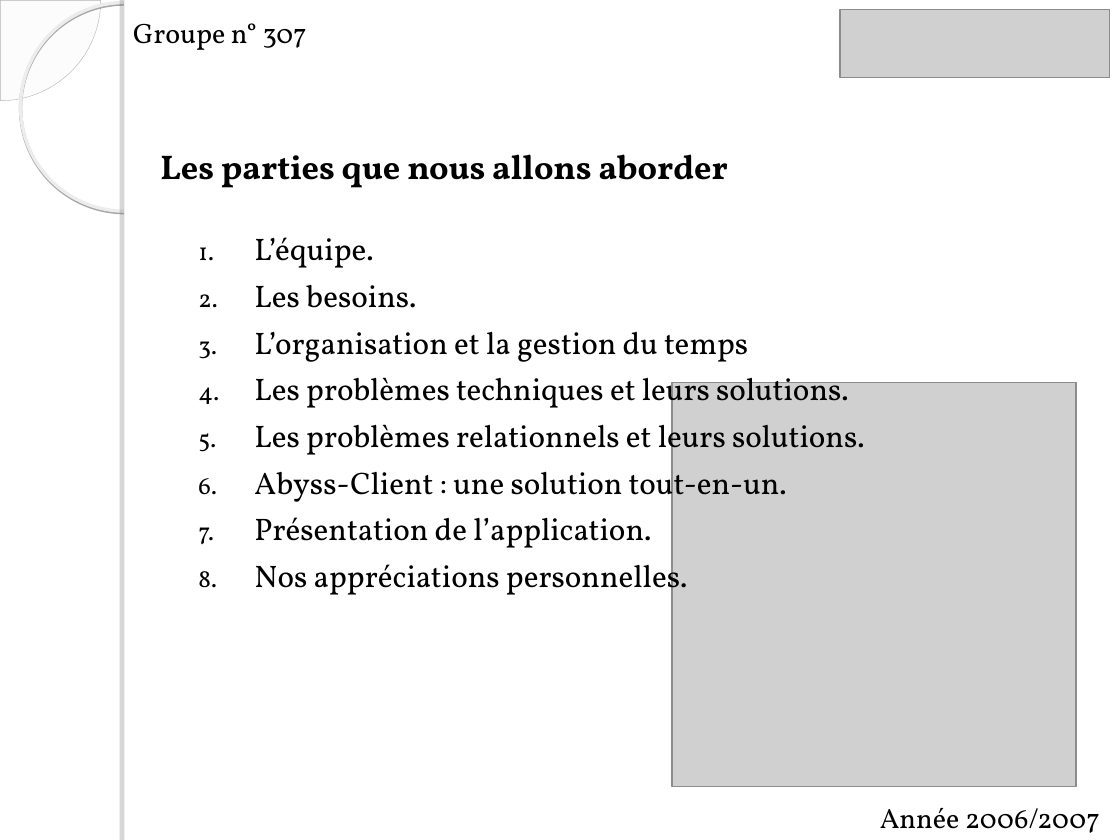
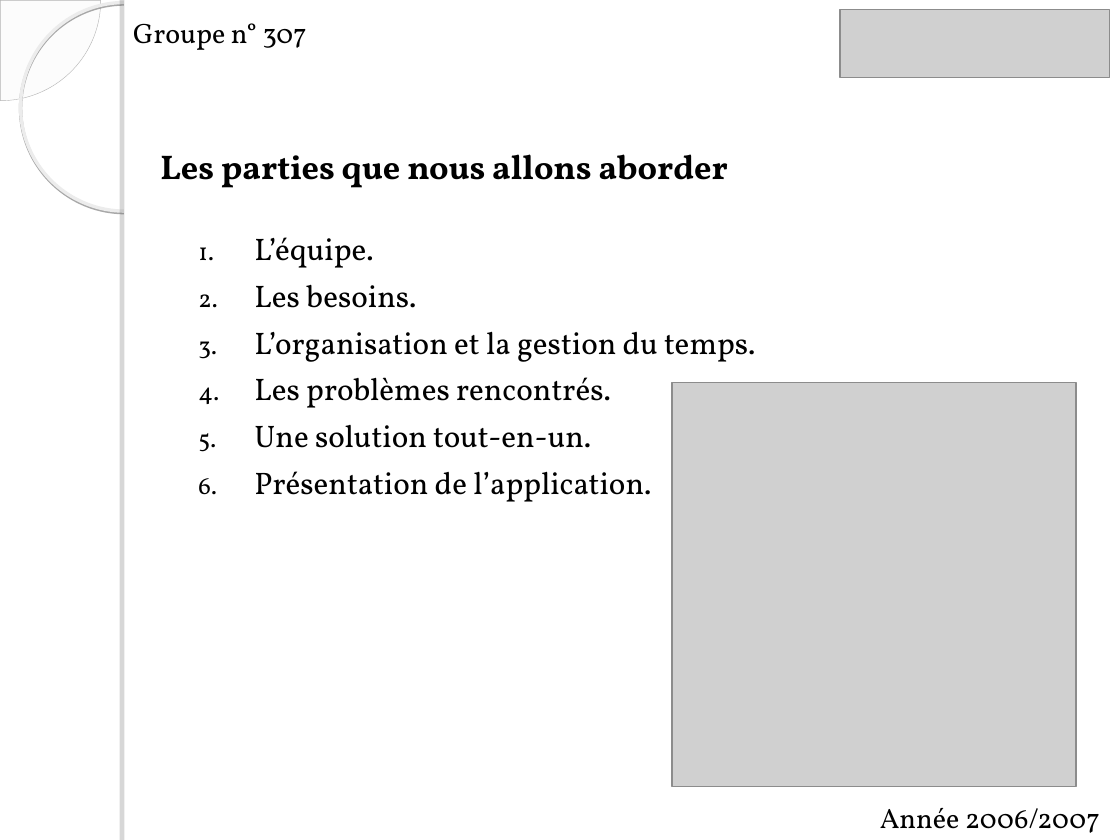
Before and after one commit to itsChris/abyss-project, a slide deck: slide 2 of ABYSS/doc/soutenance skar.ppt. Drawn at 1120x840 pixels with LibreOffice and Linux fonts; fonts in the diff are those of the drawing; grey boxes stand for pictures; background and template pictures are left out. Boxes give left, top, right and bottom in pixels: in the first picture for what was removed or moved away, otherwise in the second. Text is boxed around its words. In the diff, an @@ line names an element or a change of style, - is before the commit and + after.

```diff
--- a/ABYSS/doc/soutenance skar.ppt
+++ b/ABYSS/doc/soutenance skar.ppt
@@ text at box(254, 331, 755, 448): text changed @@
-3. L’organisation et la gestion du temps
-4. Les problèmes techniques et leurs solutions.
-5. Les problèmes relationnels et leurs solutions.
-6. Abyss-Client : une solution tout-en-un.
+3. L’organisation et la gestion du temps.
+4. Les problèmes rencontrés.
+5. Une solution tout-en-un.
@@ text at box(254, 558, 687, 602): paragraph removed @@
-8. Nos appréciations personnelles.
```
Also in this commit, not shown: 1 other slide changed.
